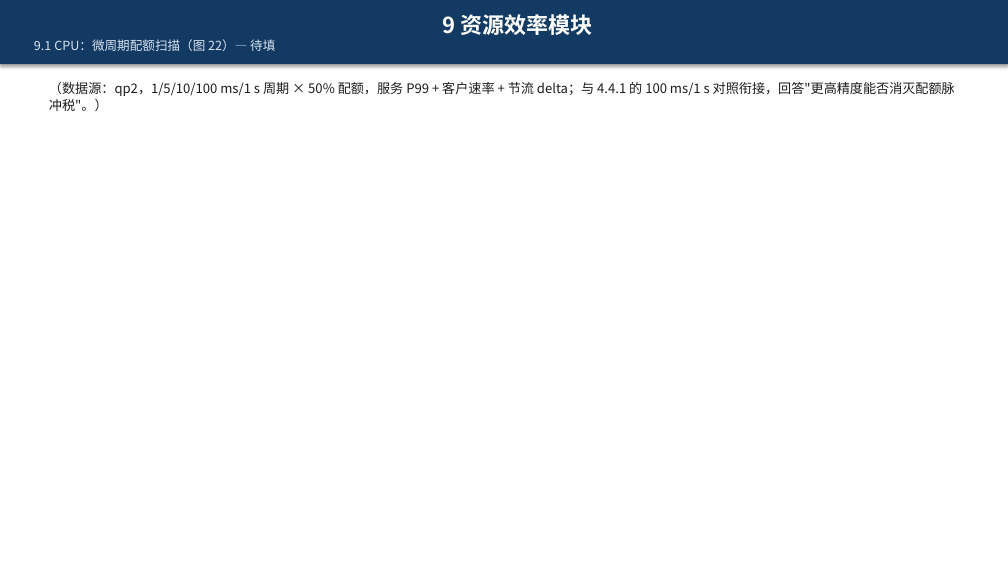
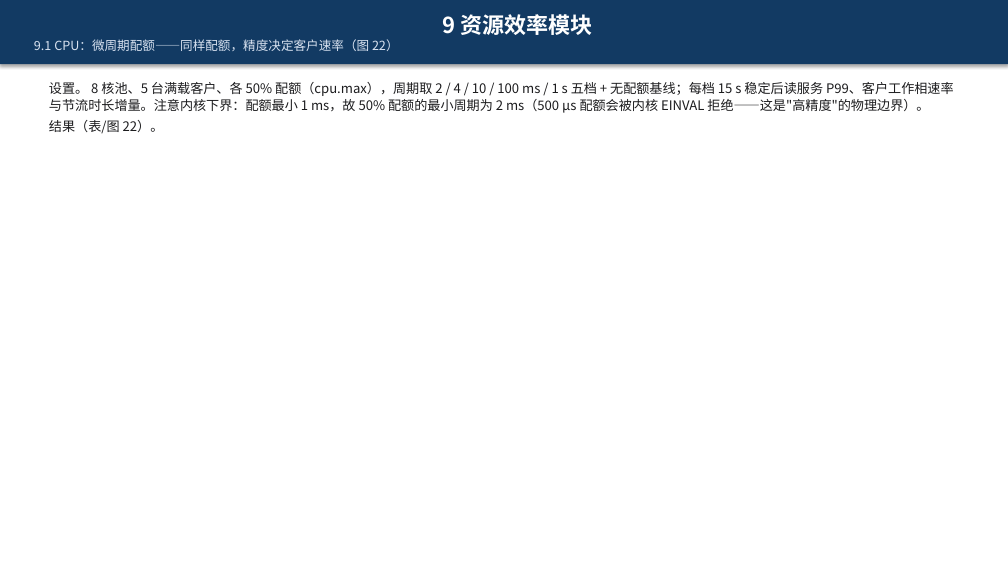
Before and after one commit to 3257085208/Paper, a slide deck: slide 139 of paper.pptx (slide 137 before the commit). Drawn at 1008x567 pixels with LibreOffice and Linux fonts; fonts in the diff are those of the drawing. Boxes give left, top, right and bottom in pixels: in the first picture for what was removed or moved away, otherwise in the second. Text is boxed around its words. In the diff, an @@ line names an element or a change of style, - is before the commit and + after.

```diff
--- a/paper.pptx
+++ b/paper.pptx
@@ text in rectangle at [34, 39, 399, 51]: text changed @@
-9.1 CPU：微周期配额扫描（图 22）— 待填
+9.1 CPU：微周期配额——同样配额，精度决定客户速率（图 22）
@@ text at [49, 82, 954, 134]: text changed @@
-（数据源：qp2，1/5/10/100 ms/1 s 周期 × 50% 配额，服务 P99 + 客户速率 + 节流 delta；与 4.4.1 的 100 ms/1 s 对照衔接，回答"更高精度能否消灭配额脉冲税"。）
+设置。 8 核池、5 台满载客户、各 50% 配额（cpu.max），周期取 2 / 4 / 10 / 100 ms / 1 s 五档 + 无配额基线；每档 15 s 稳定后读服务 P99、客户工作相速率与节流时长增量。注意内核下界：配额最小 1 ms，故 50% 配额的最小周期为 2 ms（500 µs 配额会被内核 EINVAL 拒绝——这是"高精度"的物理边界）。
+结果（表/图 22）。
```
Also in this commit, not shown: 3 other slides changed, 4 slides added.
